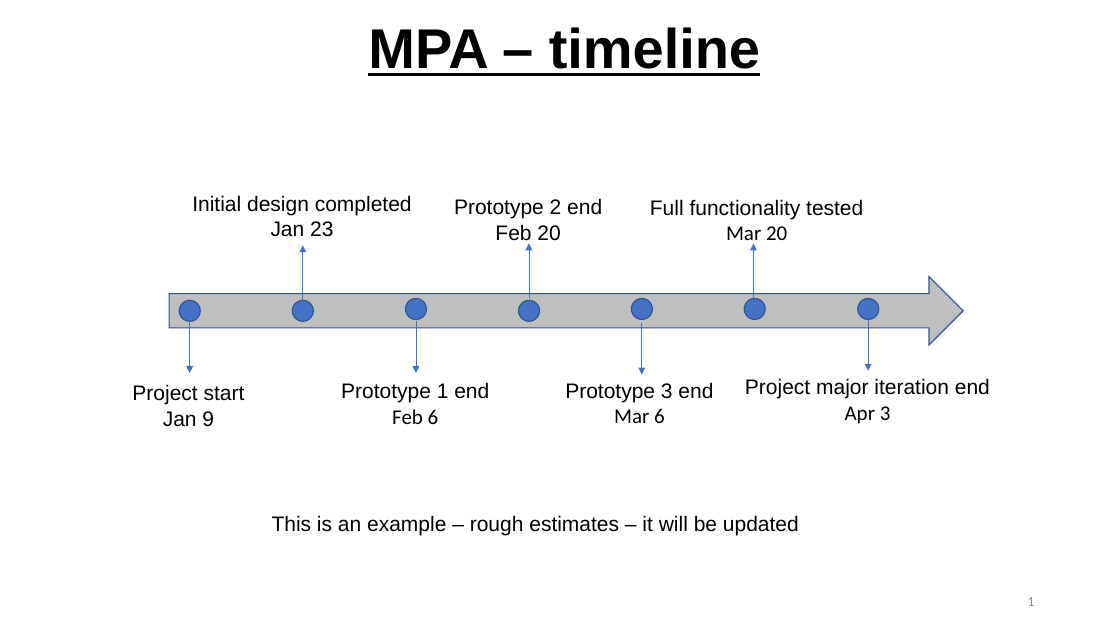
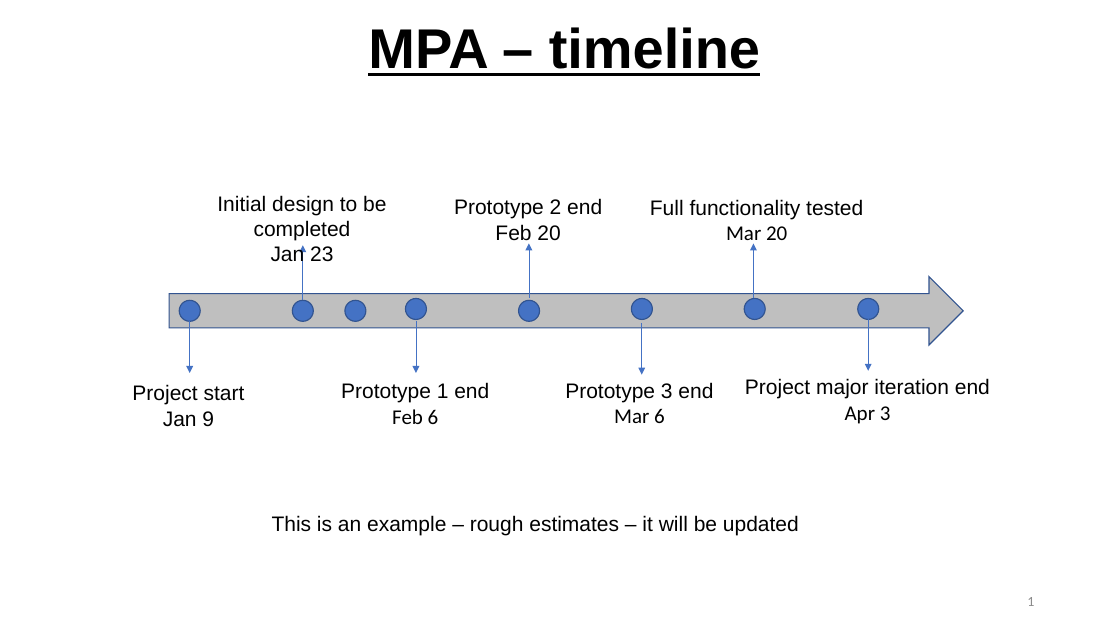
Before and after one commit to mitreac/Metabolic_pathway_analysis, a slide deck: slide 1 of design_documents/MPA_timeline.pptx. Drawn at 1120x630 pixels with LibreOffice and Linux fonts; fonts in the diff are those of the drawing. Boxes give left, top, right and bottom in pixels: in the first picture for what was removed or moved away, otherwise in the second. Text is boxed around its words. In the diff, an @@ line names an element or a change of style, - is before the commit and + after.

Commit message:
Updated timeline document

```diff
--- a/design_documents/MPA_timeline.pptx
+++ b/design_documents/MPA_timeline.pptx
@@ text at (217, 195, 386, 240): text changed @@
-Initial design completed
+Initial design to be completed
@@ ellipse added at (345, 301, 366, 322), fill #4472C4, outline #325491 1 pt @@
```
